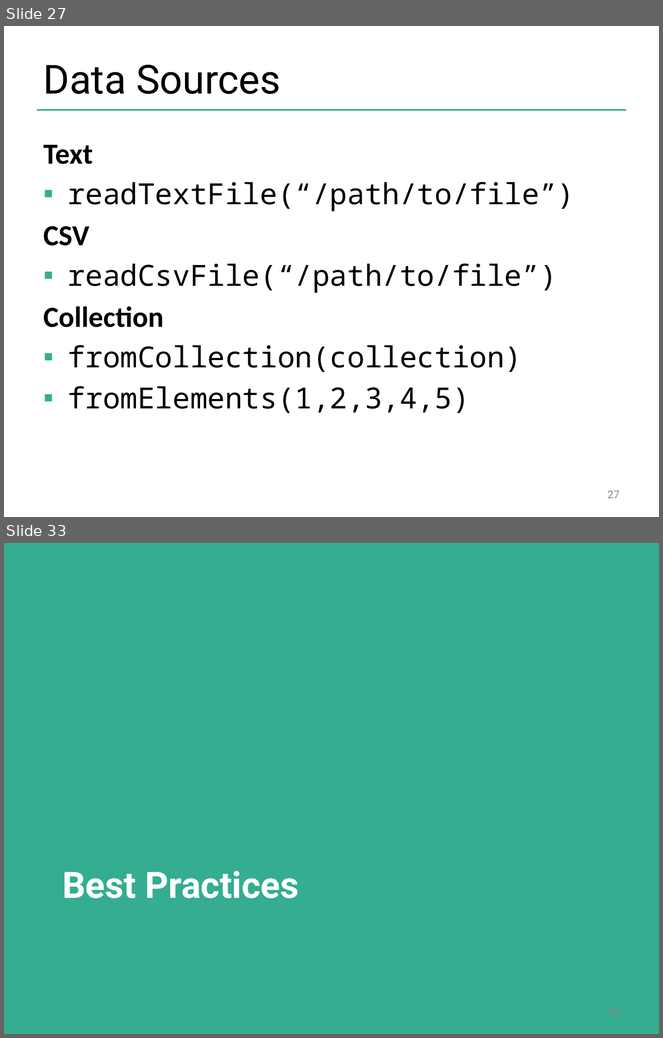
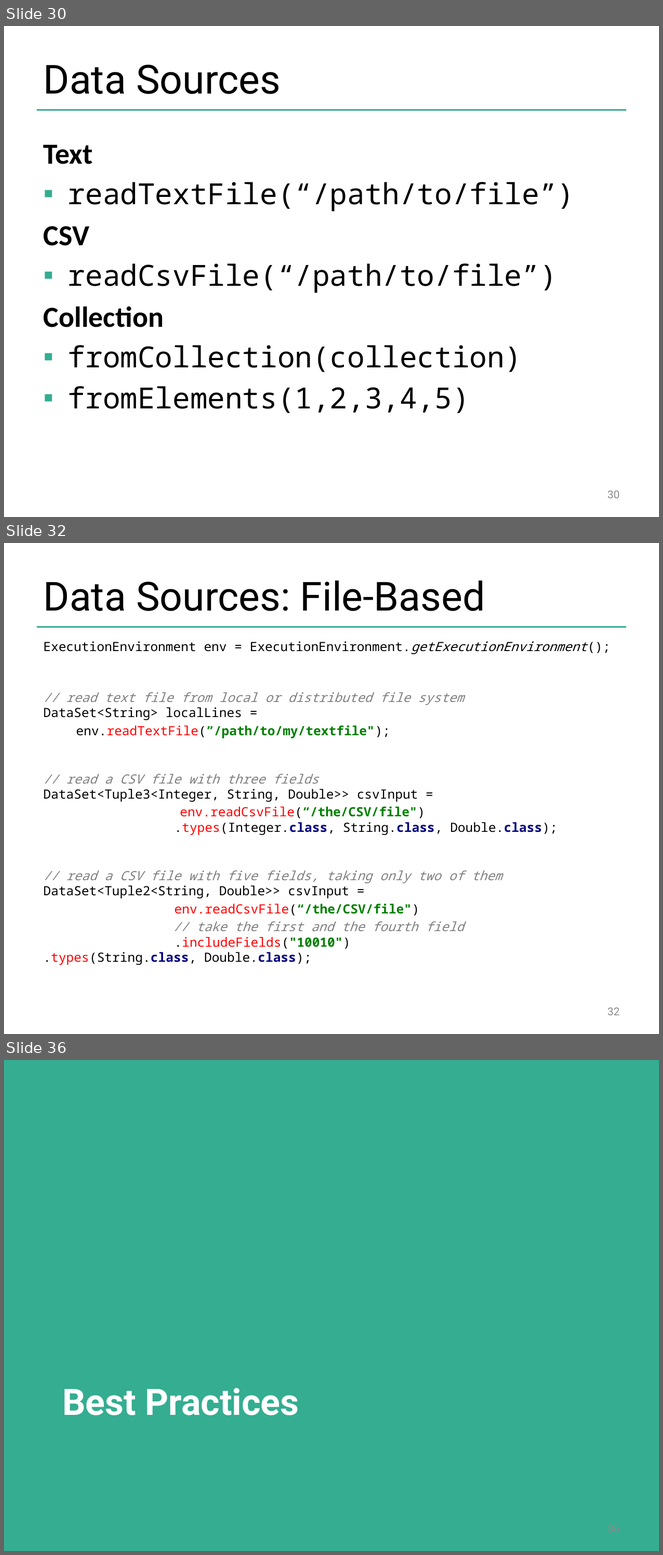
Before and after one commit to dataArtisans/flink-training-web, a slide deck: slides/flink_batch_basics.pptx. Shown one above the other, each under a label of ours: slides 27 and 33 before the commit, slides 30, 32 and 36 after it; the slides between them are not shown. The pictures are 663x1038 and 663x1555 pixels, drawn with LibreOffice and Linux fonts; fonts in the diff are those of the drawing; background and template pictures are left out. Boxes give left, top, right and bottom in pixels: in the first picture for what was removed or moved away, otherwise in the second. Text is boxed around its words. In the diff, an @@ line names an element or a change of style, - is before the commit and + after.

```diff
--- a/slides/flink_batch_basics.pptx
+++ b/slides/flink_batch_basics.pptx
@@ slide 32 added at bbox=[4, 543, 659, 1034], background #FFFFFF; not listed: 1 template element that a slide beside it also shows @@
@@ title added at bbox=[44, 580, 486, 611], 44 pt, text #000000 @@
+Data Sources: File-Based
@@ text added at bbox=[44, 641, 587, 965], 14 pt, text #000000 @@
+ExecutionEnvironment env = ExecutionEnvironment.getExecutionEnvironment();
+// read text file from local or distributed file system
+DataSet<String> localLines =
+env.readTextFile(”/path/to/my/textfile");
+// read a CSV file with three fields
+DataSet<Tuple3<Integer, String, Double>> csvInput =
+env.readCsvFile(“/the/CSV/file")
+.types(Integer.class, String.class, Double.class);
+// read a CSV file with five fields, taking only two of them
+DataSet<Tuple2<String, Double>> csvInput =
+env.readCsvFile(“/the/CSV/file")
+// take the first and the fourth field
+.includeFields("10010") .types(String.class, Double.class);
@@ page number added at bbox=[608, 1008, 620, 1016], 12 pt, text #8C8C8C @@
+32
@@ what was slide 27 is now slide 30 @@
@@ page number at bbox=[608, 491, 620, 499]: text changed @@
-27
+30
@@ what was slide 33 is now slide 36 @@
```
Also in this commit, not shown: 13 slides changed, 7 other slides added, 5 slides removed.
